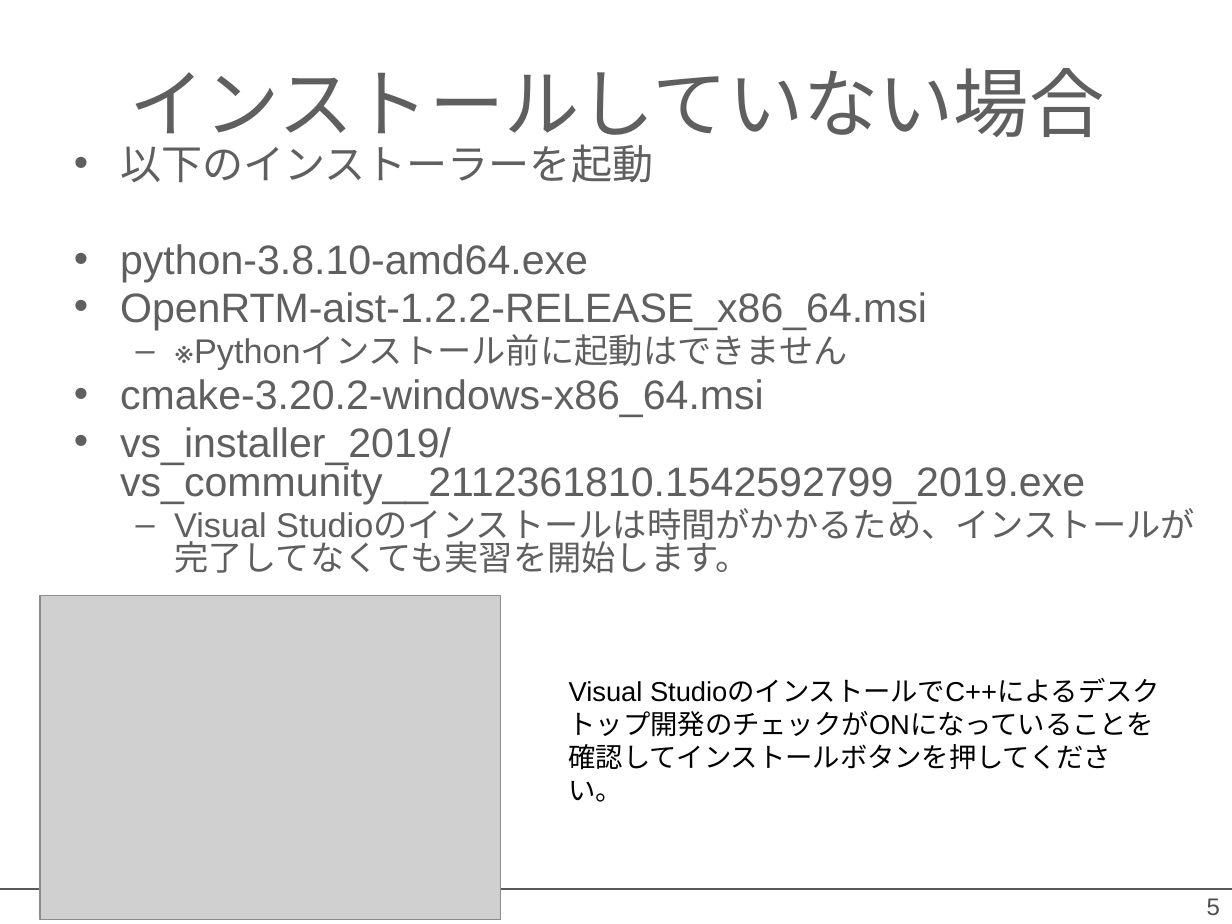
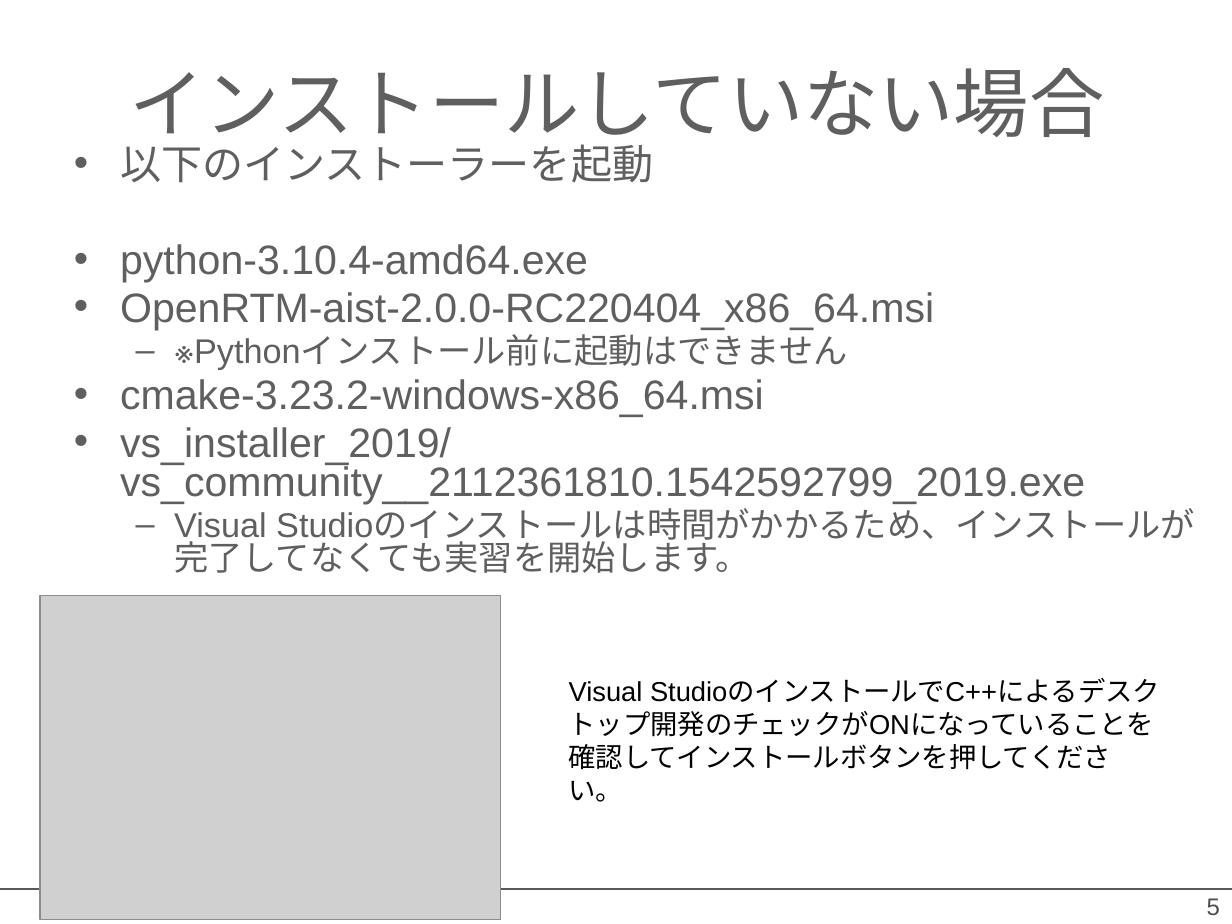
Before and after one commit to OpenRTM/RTM_Tutorial, a slide deck: slide 5 of ppt/インストールの確認.pptx. Drawn at 1232x924 pixels with LibreOffice and Linux fonts; fonts in the diff are those of the drawing; grey boxes stand for pictures; background and template pictures are left out. Boxes give left, top, right and bottom in pixels: in the first picture for what was removed or moved away, otherwise in the second. Text is boxed around its words. In the diff, an @@ line names an element or a change of style, - is before the commit and + after.

```diff
--- a/ppt/インストールの確認.pptx
+++ b/ppt/インストールの確認.pptx
@@ text at (120,244,934,330): text changed @@
-• python-3.8.10-amd64.exe
-• OpenRTM-aist-1.2.2-RELEASE_x86_64.msi
+• python-3.10.4-amd64.exe
+• OpenRTM-aist-2.0.0-RC220404_x86_64.msi
@@ text at (120,379,764,417): text changed @@
-• cmake-3.20.2-windows-x86_64.msi
+• cmake-3.23.2-windows-x86_64.msi
```
Also in this commit, not shown: 2 other slides changed, 1 other file.
